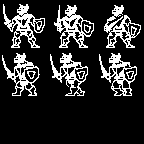
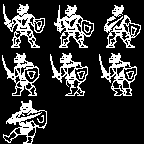
Layered file, before and after one edit (144x144). Changes by layer:
added layer "圖層 3" above "walk" over [3, 100, 47, 144]
